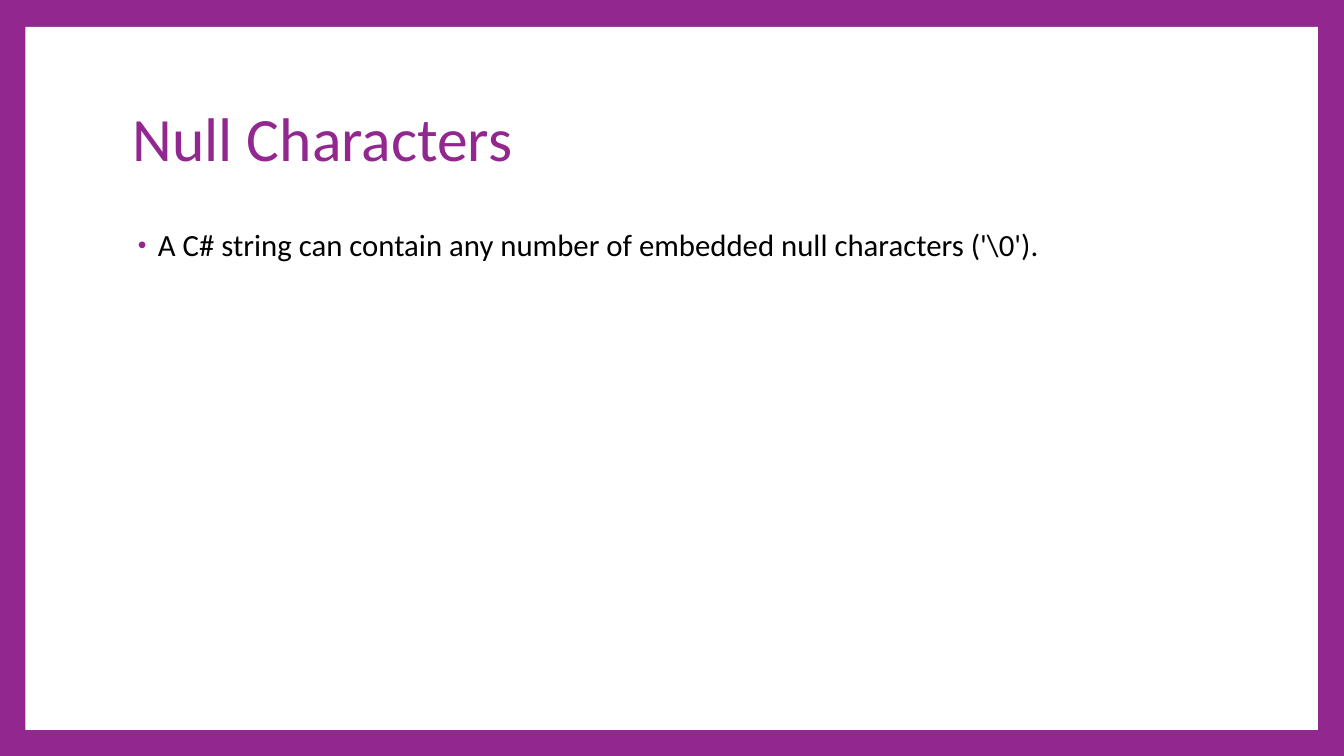
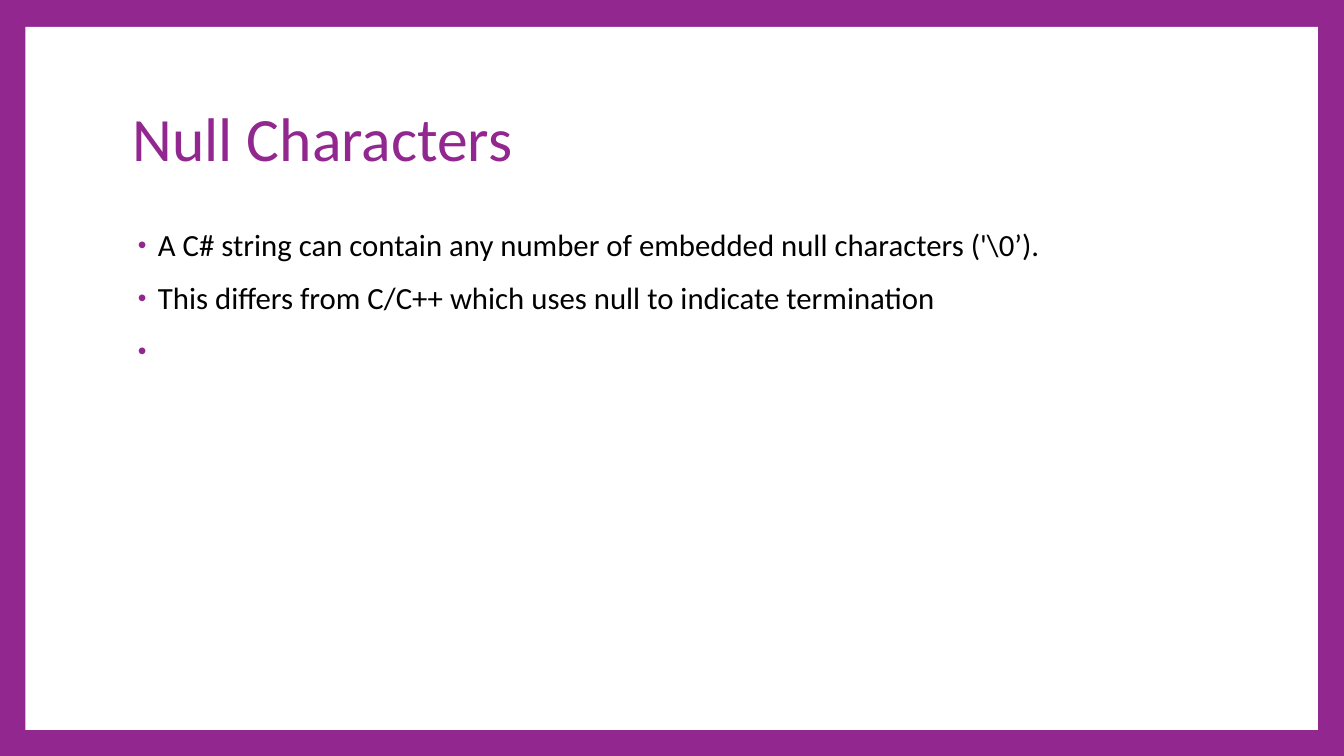
Before and after one commit to cdiggins/cs321, a slide deck: slide 47 of class-notes/cs321-winter-2023-lecture-3-strings.pptx (slide 40 before the commit). Drawn at 1344x756 pixels with LibreOffice and Linux fonts; fonts in the diff are those of the drawing. Boxes give left, top, right and bottom in pixels: in the first picture for what was removed or moved away, otherwise in the second. Text is boxed around its words. In the diff, an @@ line names an element or a change of style, - is before the commit and + after.

```diff
--- a/class-notes/cs321-winter-2023-lecture-3-strings.pptx
+++ b/class-notes/cs321-winter-2023-lecture-3-strings.pptx
@@ text at (x1=158, y1=233, x2=1039, y2=311): text changed @@
-• A C# string can contain any number of embedded null characters ('\0').
+• A C# string can contain any number of embedded null characters ('\0’).
+• This differs from C/C++ which uses null to indicate termination
```
Also in this commit, not shown: 7 other slides changed, 24 slides added, 1 slide removed, 3 other files.
